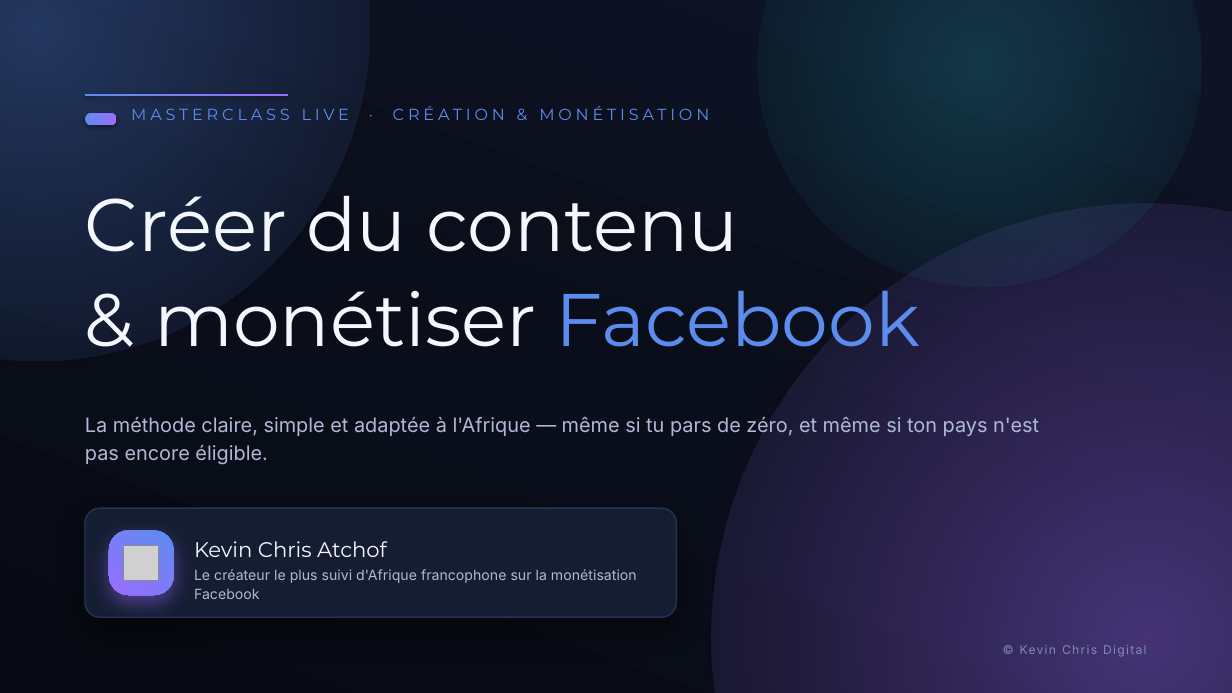
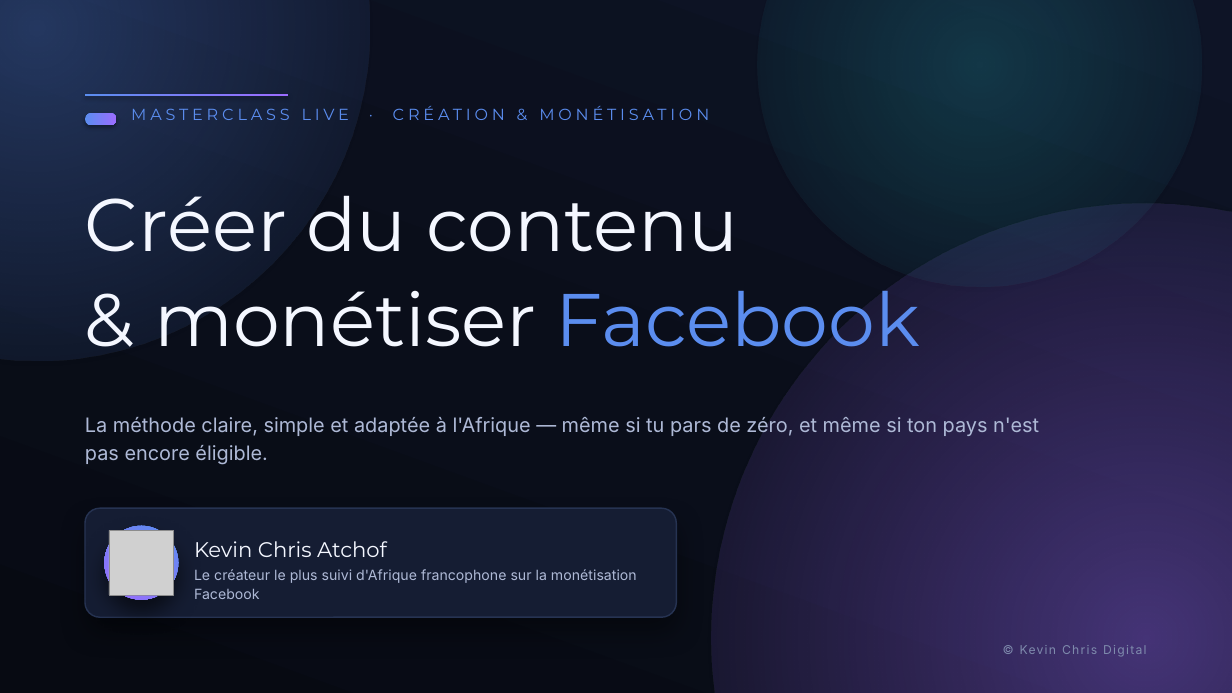
Before and after one commit to StartupicDigital-geek/test-1, a slide deck: slide 1 of Masterclass_Facebook_KevinChris_REDESIGN.pptx. Drawn at 1232x693 pixels with LibreOffice and Linux fonts; fonts in the diff are those of the drawing; grey boxes stand for pictures. Boxes give left, top, right and bottom in pixels: in the first picture for what was removed or moved away, otherwise in the second. Text is boxed around its words. In the diff, an @@ line names an element or a change of style, - is before the commit and + after.

```diff
--- a/Masterclass_Facebook_KevinChris_REDESIGN.pptx
+++ b/Masterclass_Facebook_KevinChris_REDESIGN.pptx
@@ ellipse: place and size @@
-ellipse at <box>109,531,174,595</box>
+ellipse at <box>104,526,178,600</box>
@@ ellipse at <box>104,526,178,600</box>: rounded rectangle to ellipse; shadow changed @@
@@ picture: place and size @@
-picture at <box>124,545,159,580</box>
+picture at <box>109,531,174,595</box>
```
Also in this commit, not shown: 1 other slide changed, 1 other file.
